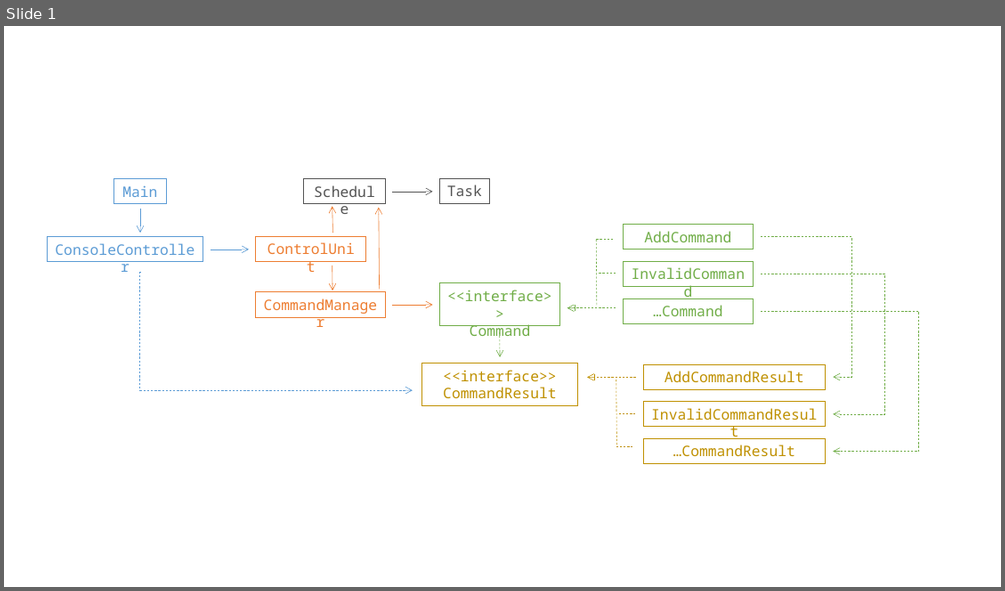
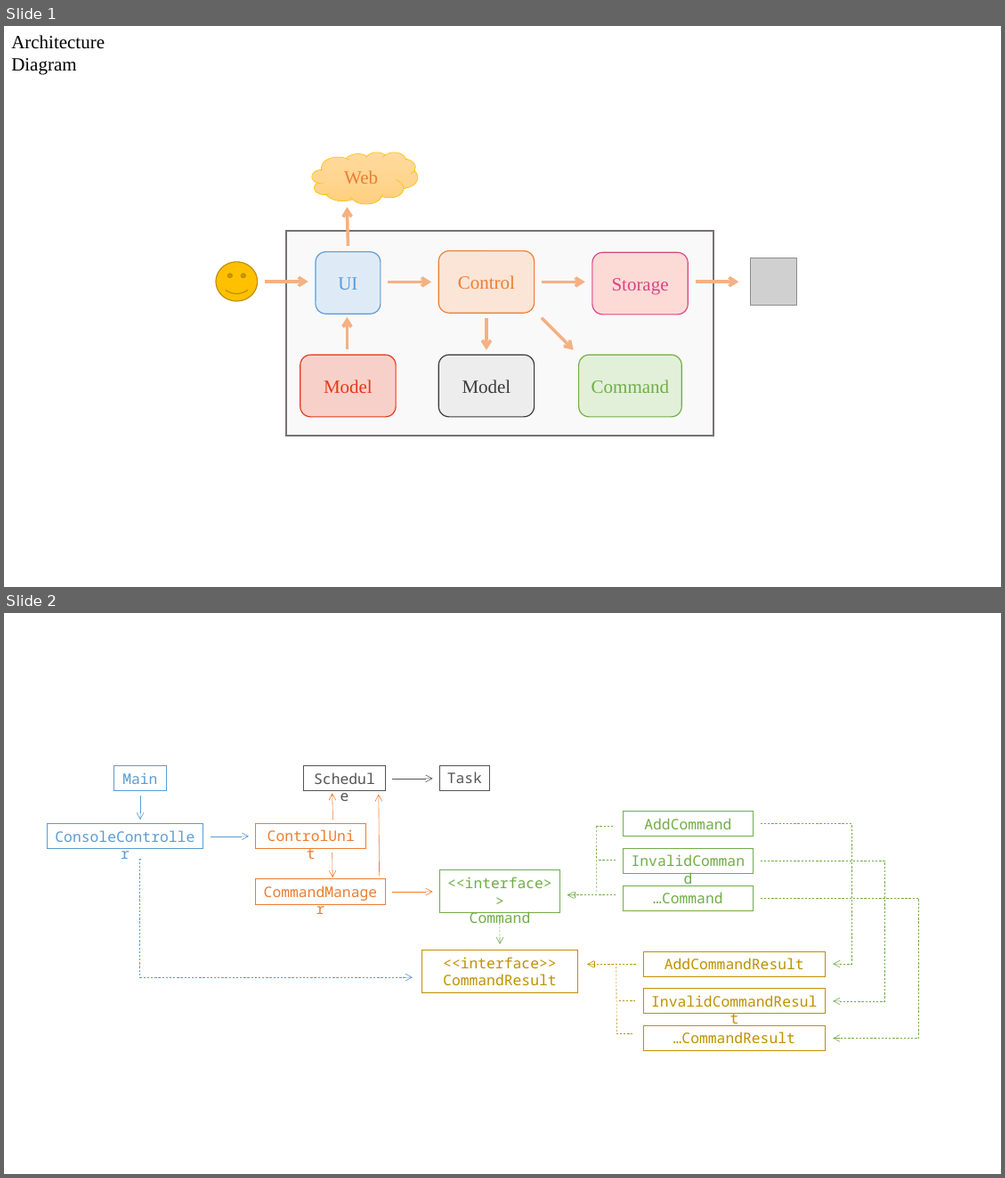
Before and after one commit to CS2103AUG2016-W11-C1/main, a slide deck: doc/UML.pptx. Shown one above the other, each under a label of ours: slide 1 before the commit, slides 1 and 2 after it. The pictures are 1005x591 and 1005x1178 pixels, drawn with LibreOffice and Linux fonts; fonts in the diff are those of the drawing; grey boxes stand for pictures. Boxes give left, top, right and bottom in pixels: in the first picture for what was removed or moved away, otherwise in the second. Text is boxed around its words. In the diff, an @@ line names an element or a change of style, - is before the commit and + after.

Commit message:
architecture diagram

```diff
--- a/doc/UML.pptx
+++ b/doc/UML.pptx
@@ slide 1 added at (x1=4, y1=26, x2=1001, y2=587), background #FFFFFF @@
@@ text added at (x1=11, y1=35, x2=105, y2=75), 18 pt, text #000000 @@
+Architecture Diagram
@@ group added at (x1=216, y1=152, x2=797, y2=435): 8 arrows, 6 rounded rectangles, 1 rectangle, 1 smiley face, 1 cloud, 1 picture @@
+UI
+Web
+Control
+Storage
+Command
+Model
+Model
@@ what was slide 1 is now slide 2 @@
```
Also in this commit, not shown: 2 other files.
